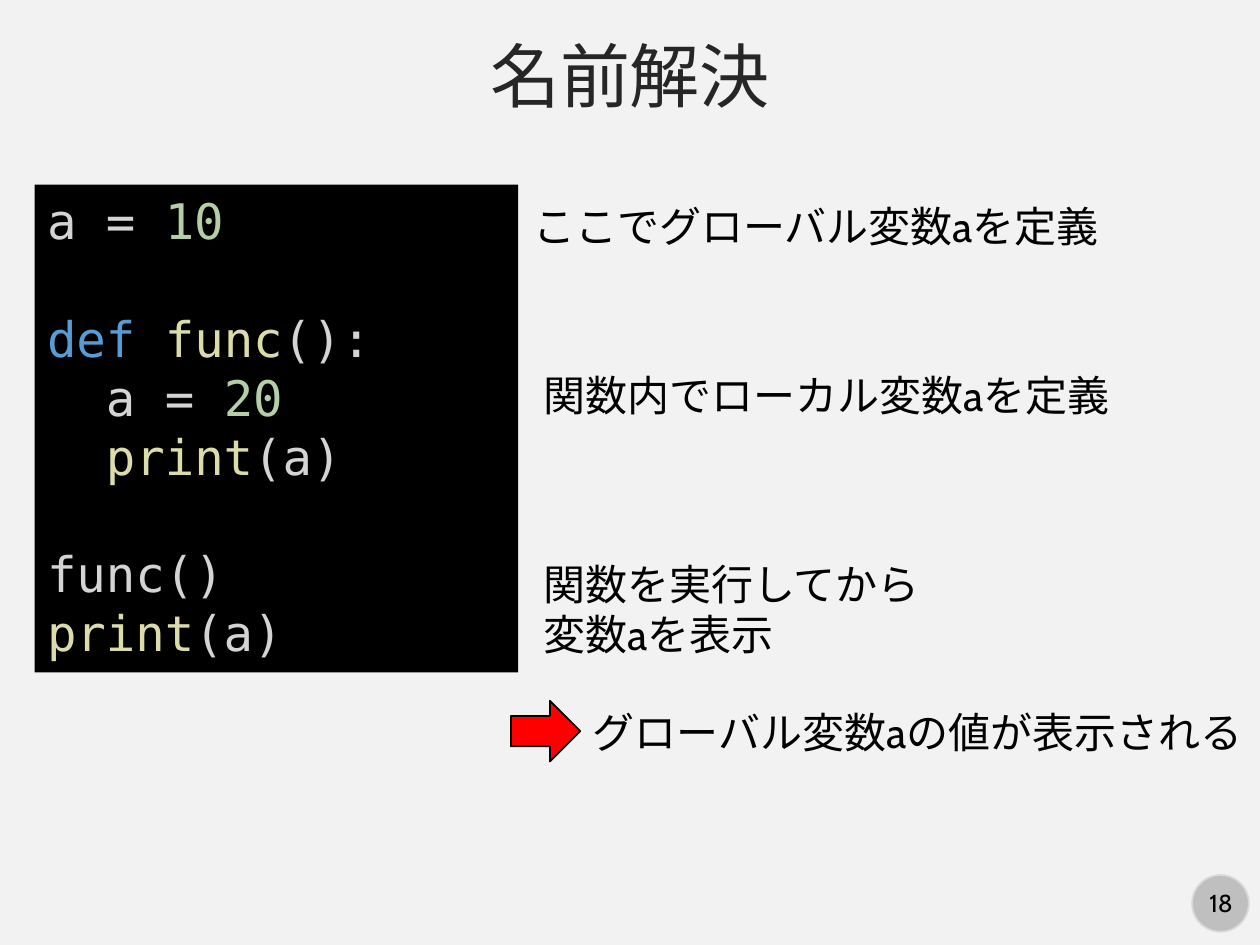
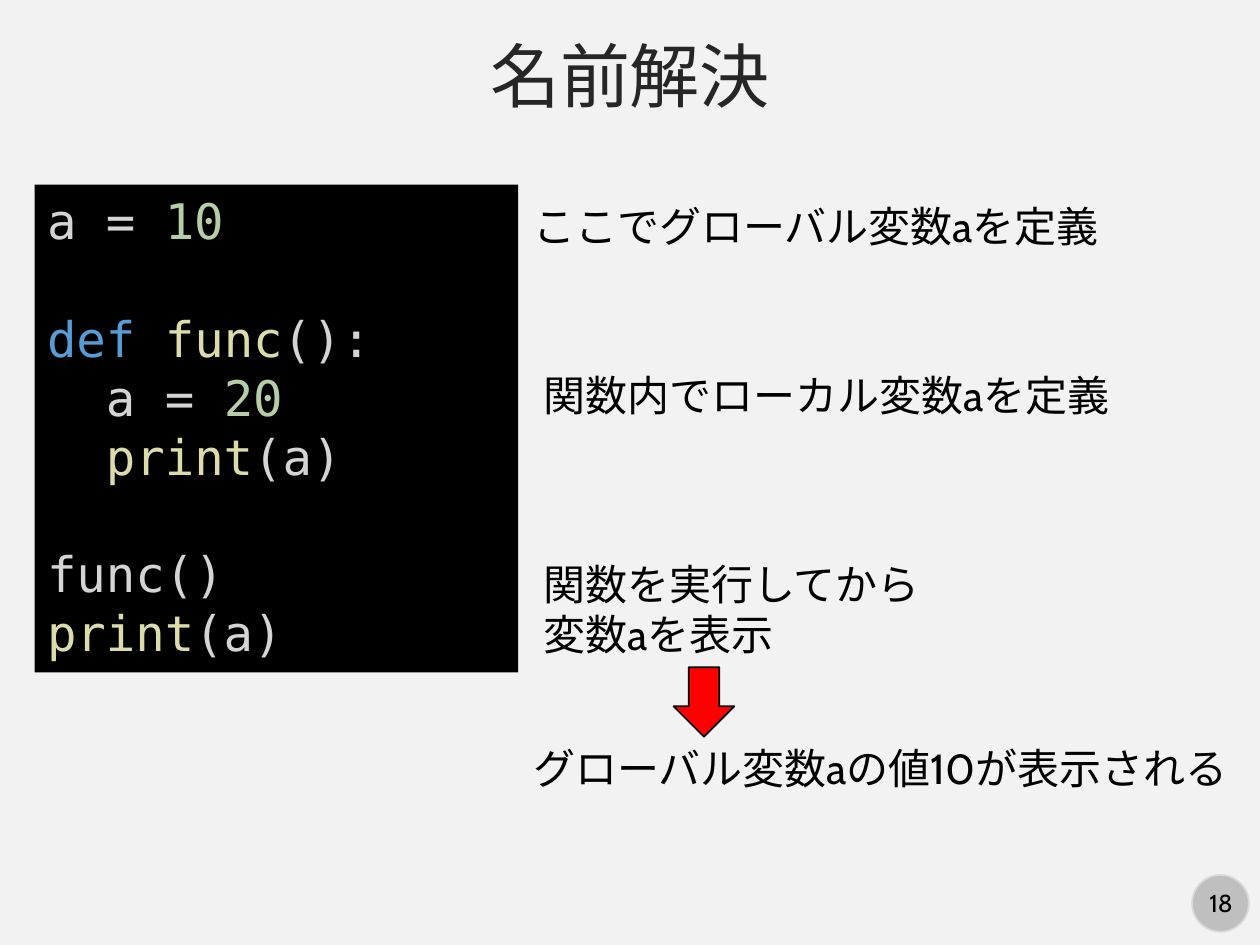
Before and after one commit to kaityo256/python_zero, a slide deck: slide 18 of scope/fig/slide.pptx. Drawn at 1260x945 pixels with LibreOffice and Linux fonts; fonts in the diff are those of the drawing. Boxes give left, top, right and bottom in pixels: in the first picture for what was removed or moved away, otherwise in the second. Text is boxed around its words. In the diff, an @@ line names an element or a change of style, - is before the commit and + after.

```diff
--- a/scope/fig/slide.pptx
+++ b/scope/fig/slide.pptx
@@ right arrow at [673, 667, 734, 736]: rotation 0 to 90 degrees @@
@@ text at [533, 748, 1228, 788]: text changed @@
-グローバル変数aの値が表示される
+グローバル変数aの値10が表示される
```
Also in this commit, not shown: 6 other slides changed, 1 slide added, 1 other file.
